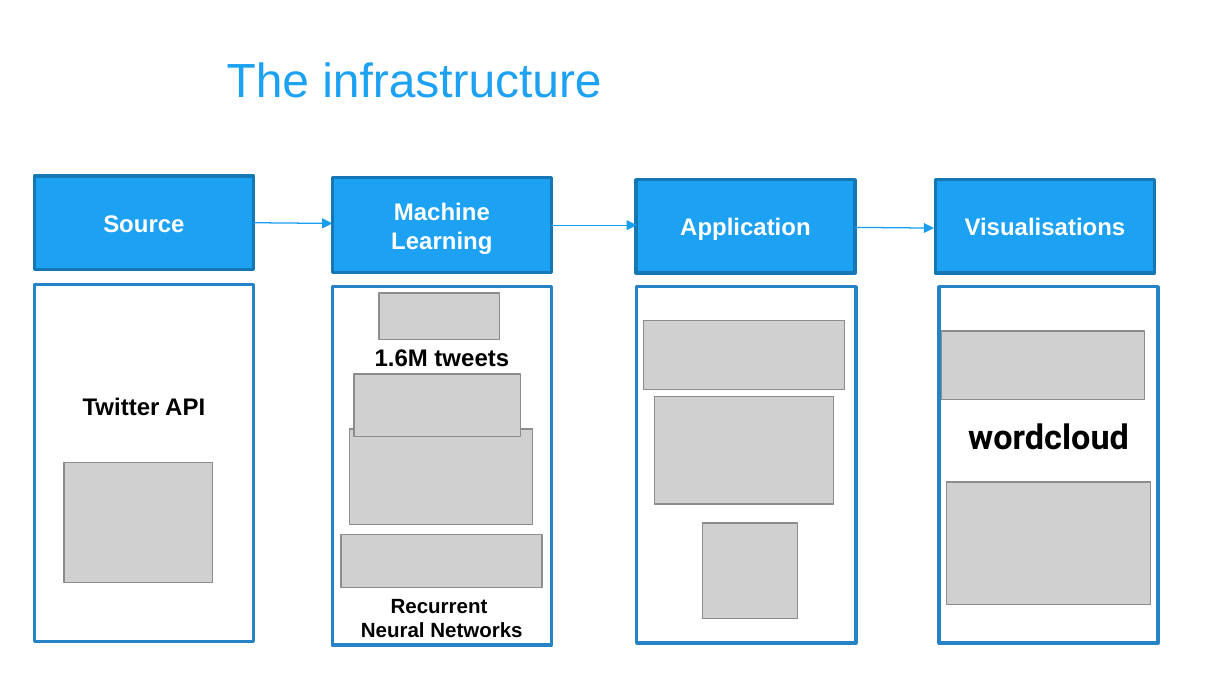
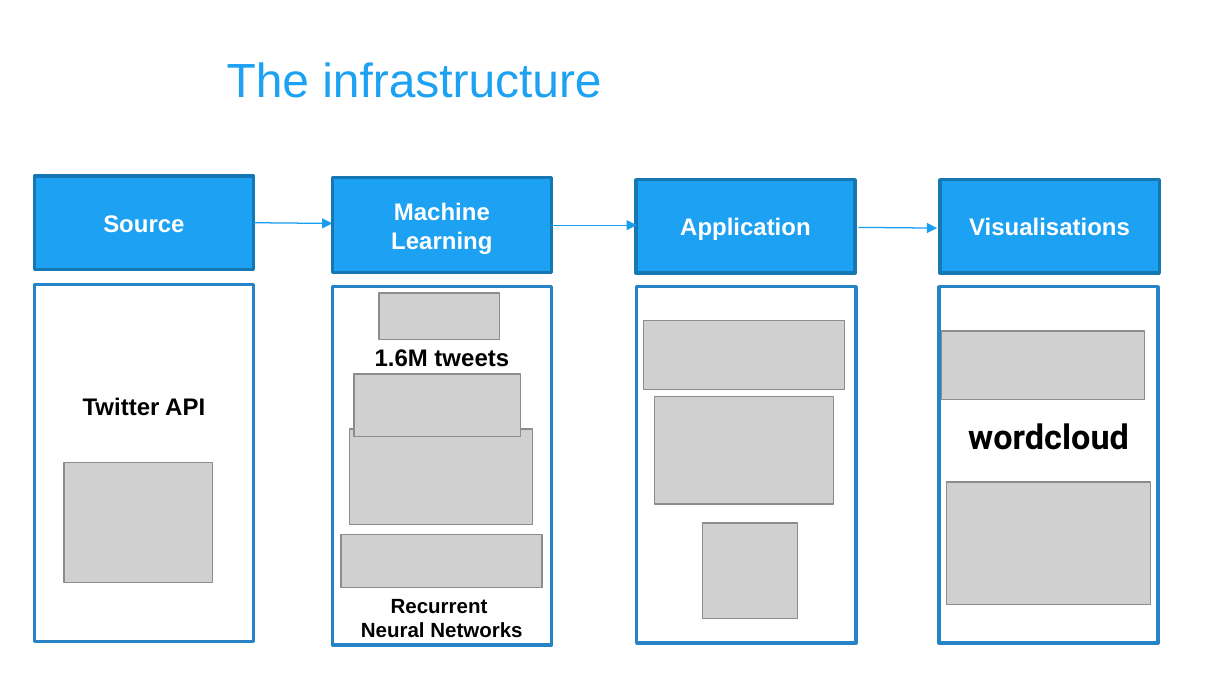
Before and after one commit to babetteblanquet/Sentiment_Analysis, a slide deck: slide 4 of Presentation/Twitter_Sentiment_Analysis.pptx. Drawn at 1232x693 pixels with LibreOffice and Linux fonts; fonts in the diff are those of the drawing; grey boxes stand for pictures; background and template pictures are left out. Boxes give left, top, right and bottom in pixels: in the first picture for what was removed or moved away, otherwise in the second. Text is boxed around its words. In the diff, an @@ line names an element or a change of style, - is before the commit and + after.

```diff
--- a/Presentation/Twitter_Sentiment_Analysis.pptx
+++ b/Presentation/Twitter_Sentiment_Analysis.pptx
@@ rectangle "Visualisations": place and size @@
-rectangle "Visualisations" at (935, 180, 1154, 274)
+rectangle "Visualisations" at (940, 180, 1159, 274)
@@ arrow moved from (855, 228) - (934, 228) to (859, 228) - (938, 228) @@
```
Also in this commit, not shown: 1 other file.
